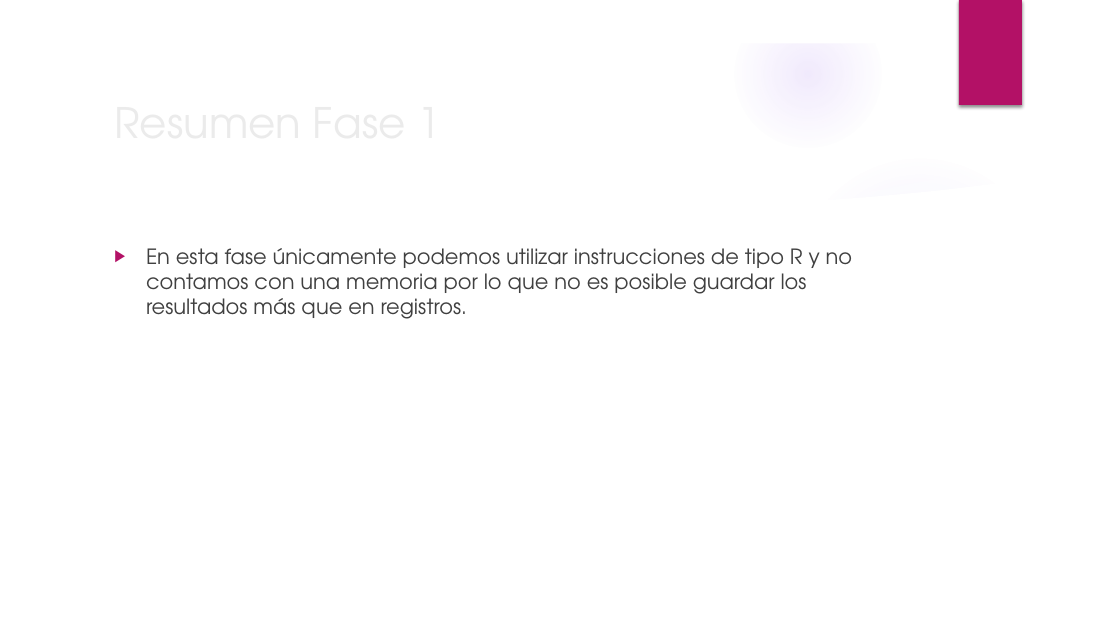
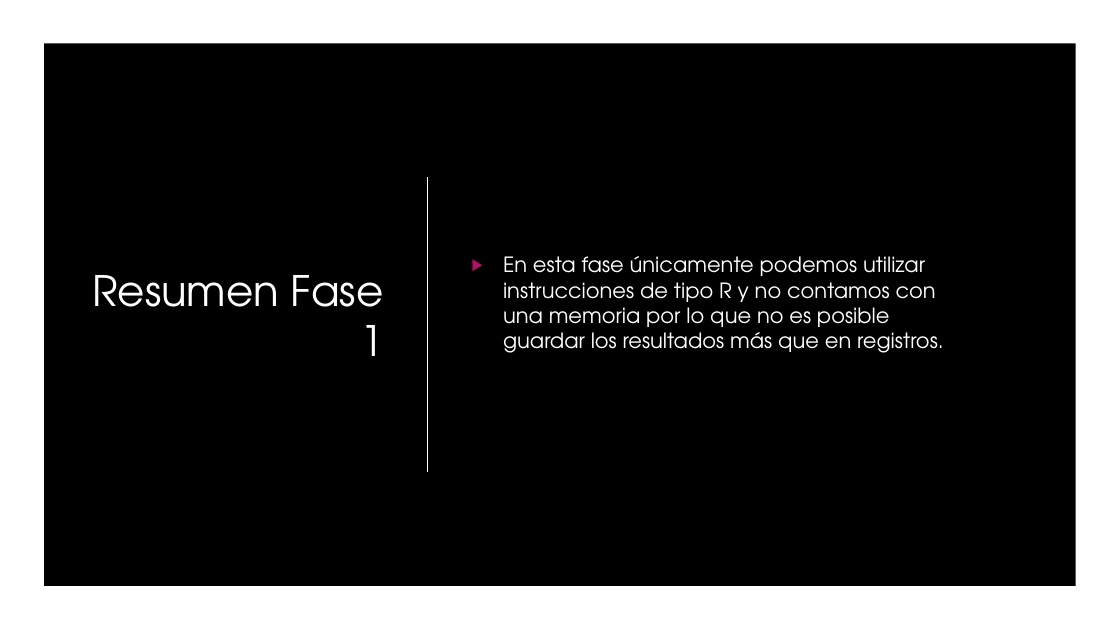
Before and after one commit to kwattt/MIPS-teams, a slide deck: slide 4 of documentacion/FASE 1 (PROYECTO MIPS).pptx. Drawn at 1120x630 pixels with LibreOffice and Linux fonts; fonts in the diff are those of the drawing; background and template pictures are left out. Boxes give left, top, right and bottom in pixels: in the first picture for what was removed or moved away, otherwise in the second. Text is boxed around its words. In the diff, an @@ line names an element or a change of style, - is before the commit and + after.

Commit message:
Actualizada presentacion fase1&2

```diff
--- a/documentacion/FASE 1 (PROYECTO MIPS).pptx
+++ b/documentacion/FASE 1 (PROYECTO MIPS).pptx
@@ freeform shape at (x1=0, y1=0, x2=1120, y2=630): fill #FFFFFF to #000000 @@
@@ rectangle added at (x1=0, y1=0, x2=1120, y2=630), fill #000000 @@
@@ freeform shape added at (x1=0, y1=0, x2=1120, y2=630), fill #FFFFFF @@
@@ title "Resumen Fase 1" moved from (x1=225, y1=248, x2=267, y2=265) to (x1=92, y1=275, x2=384, y2=356) @@
@@ title "Resumen Fase 1" at (x1=92, y1=275, x2=384, y2=356): text colour #EBEBEB to #FFFFFF; alignment left to right @@
@@ text "En esta fase únicamente podemos ..." moved from (x1=146, y1=248, x2=853, y2=319) to (x1=503, y1=256, x2=944, y2=353) @@
@@ text "En esta fase únicamente podemos ..." at (x1=503, y1=256, x2=944, y2=353): text colour #404040 to #FFFFFF; vertical alignment top to middle @@
@@ freeform shape removed at (x1=779, y1=140, x2=1085, y2=231) @@
@@ freeform shape removed at (x1=42, y1=171, x2=1078, y2=588) @@
@@ line added from (428, 177) to (428, 471), #FFFFFF 1.25 pt @@
@@ ellipse removed at (x1=791, y1=154, x2=1049, y2=413) @@
```
Also in this commit, not shown: 2 other slides changed, 2 slides added, 1 slide removed.
